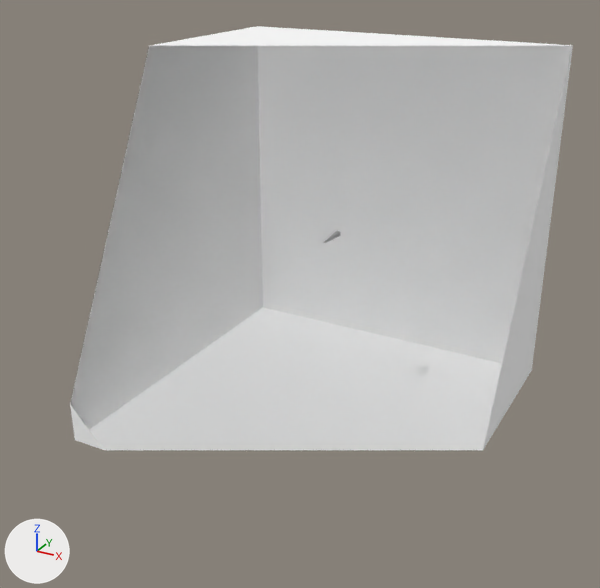
One commit to the glTF model test/NozzleBCH_left.gltf: the scene before it, then after it.
Rendered twice from a 50 mm camera at (58685.0, -114058.0, 47297.0) aimed at (-1535.0, -4568.0, -7448.0). Lighting does not change. The marker at lower left points along +X, +Y and +Z. The first picture is the older version. Everything nearer to the camera than a plane just in front of the edit is cut away. Where no turn or scale is listed for an object, it has been applied to the vertices.
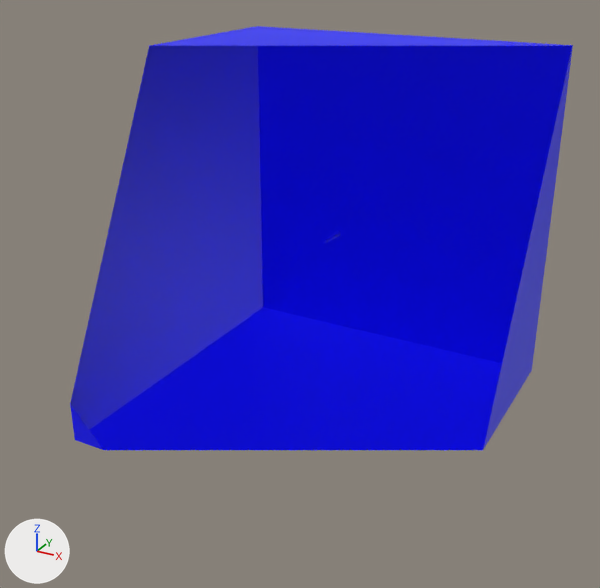
Diff of the bpy script that builds the scene:
```diff
--- a/test/NozzleBCH_left.gltf.py
+++ b/test/NozzleBCH_left.gltf.py
@@ mat_defaultmaterial @@
+mat_defaultmaterial = bpy.data.materials.new('DefaultMaterial')
+mat_defaultmaterial.use_nodes = True; mat_defaultmaterial.node_tree.nodes.clear()
+_N = mat_defaultmaterial.node_tree.nodes; _L = mat_defaultmaterial.node_tree.links
+n0 = _N.new('ShaderNodeOutputMaterial'); n0.name = 'Material Output'
+n1 = _N.new('ShaderNodeBsdfPrincipled'); n1.name = 'Principled BSDF'
+n2 = _N.new('ShaderNodeVertexColor'); n2.name = 'Color Attribute'
+_L.new(n1.outputs[0], n0.inputs[0])  # 'BSDF' to 'Surface'
+_L.new(n2.outputs[0], n1.inputs[0])  # 'Color' to 'Base Color'
@@ me_mesh0 @@
 # used by ob_mesh0; location = (0.0, 0.0, 0.0)
-me_mesh0.from_pydata(...)  # 8 vertices, 12 faces; spans x -30000.0..30000.0, y -30000.0..30000.0, z -30000.0..30000.0
+me_mesh0.from_pydata(...)  # 122 vertices, 204 faces, 24 loose edges; spans x -30000.0..30000.0, y -30000.0..30000.0, z -30000.0..30000.0
+# me_mesh0 part 1: a new loose piece of 96 vertices spanning x -510.0..510.0, y 1000.0..5950.0, z -510.0..510.0, in mat_defaultmaterial
+# me_mesh0 part 2: 12 faces spanning x -30000.0..30000.0, y -30000.0..30000.0, z -30000.0..30000.0 switch from mat_material_0 (white #ffffff) to mat_defaultmaterial
+# other edits to the shape of me_mesh0 do not show in these pictures
@@ ob_mesh3 @@
-ob_mesh3 = bpy.data.objects.new('mesh3', me_mesh3)
-ob_mesh3.location = (0.0, 0.0, 0.0)
```

Changed parts and their boxes (x1, y1, x2, y2) in the pictures (600 x 588 px):
'mesh3', deleted: before (324, 231, 340, 243)
part 1 of me_mesh0, added: after (324, 231, 340, 243)
part 2 of me_mesh0, recoloured (darker): (70, 26, 573, 450) in both
